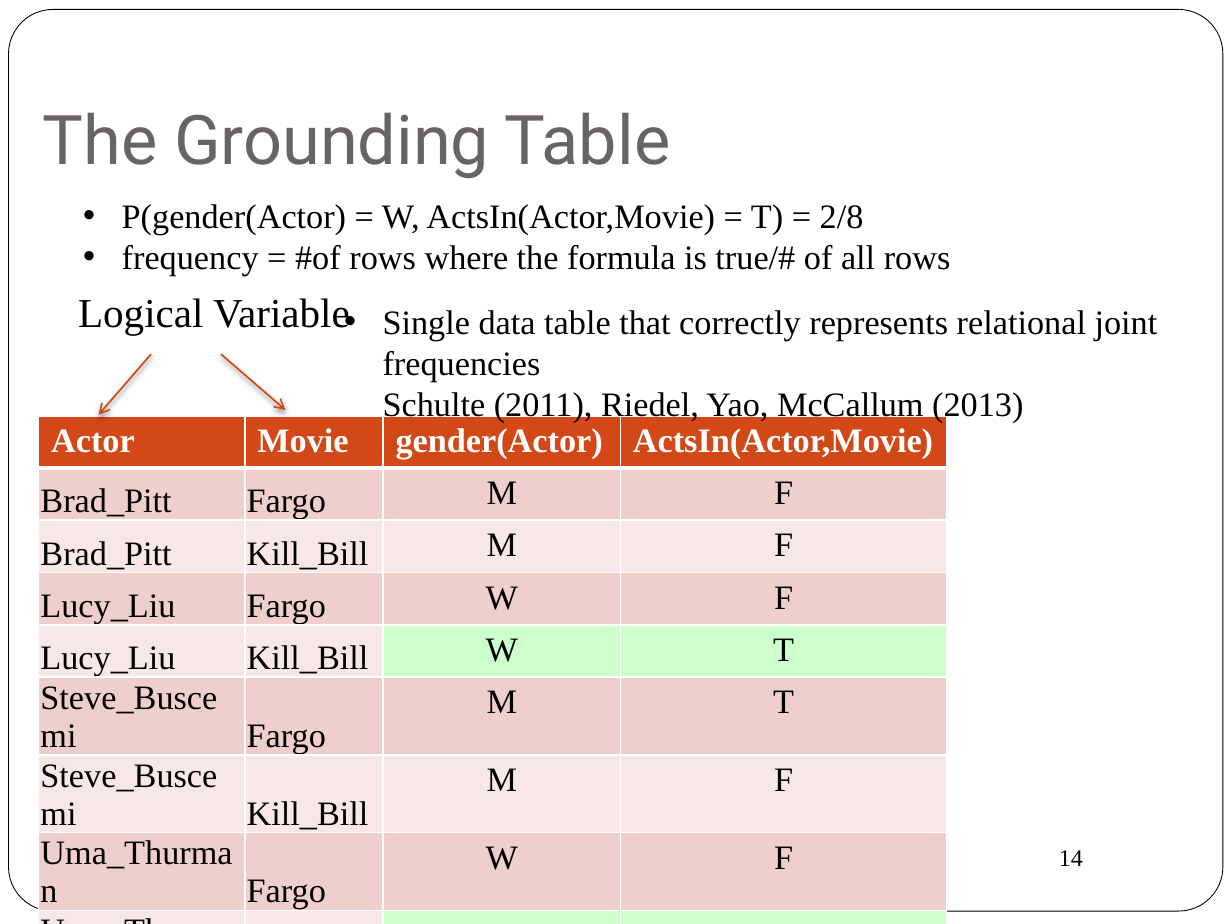
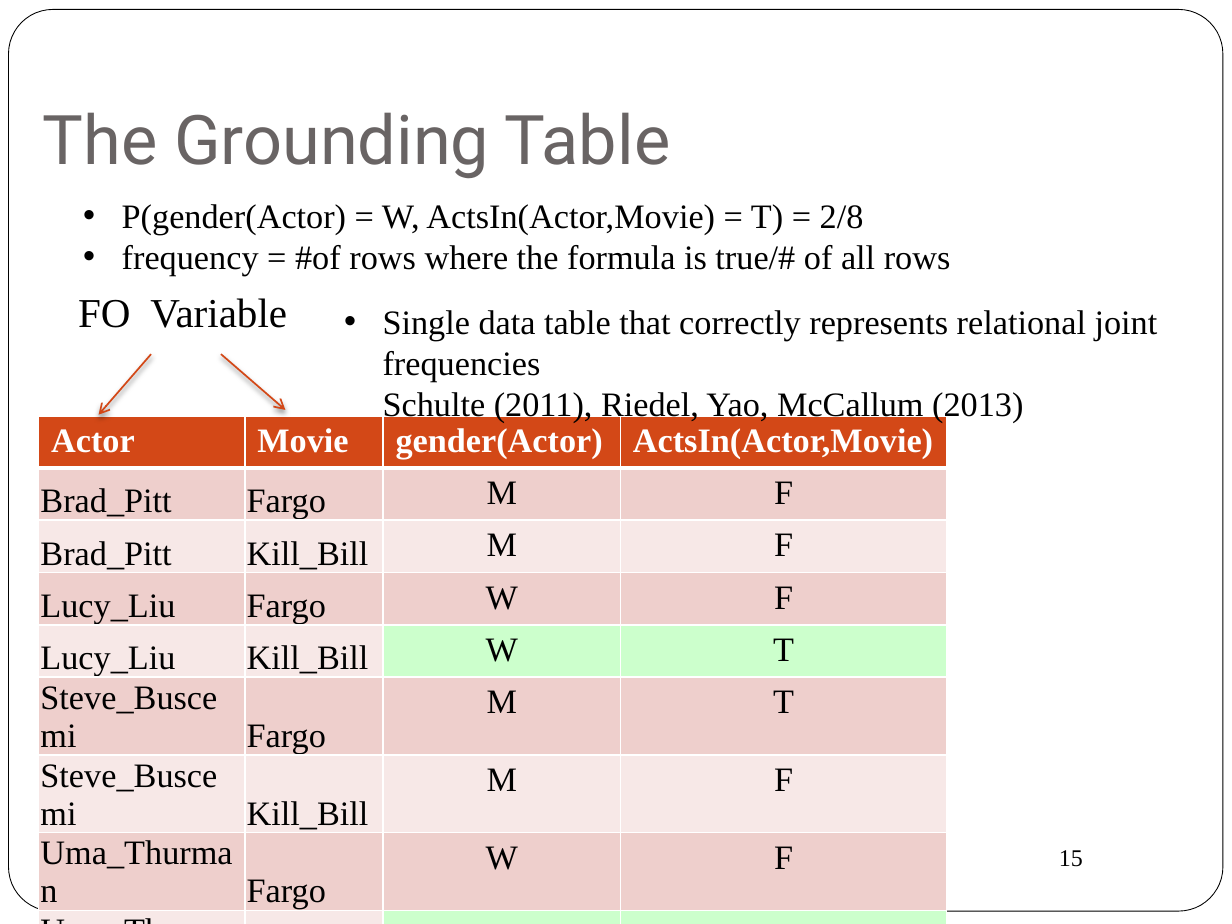
Before and after one commit to oschulte/srl-tutorial-slides, a slide deck: slide 15 of ch2-fo-bayes-nets.pptx (slide 14 before the commit). Drawn at 1232x924 pixels with LibreOffice and Linux fonts; fonts in the diff are those of the drawing. Boxes give left, top, right and bottom in pixels: in the first picture for what was removed or moved away, otherwise in the second. Text is boxed around its words. In the diff, an @@ line names an element or a change of style, - is before the commit and + after.

```diff
--- a/ch2-fo-bayes-nets.pptx
+++ b/ch2-fo-bayes-nets.pptx
@@ text at (78, 298, 287, 328): text changed @@
-Logical Variable
+FO Variable
@@ page number at (1059, 850, 1083, 867): text changed @@
-14
+15
```
Also in this commit, not shown: 4 other slides changed, 3 slides added, 1 slide removed.
